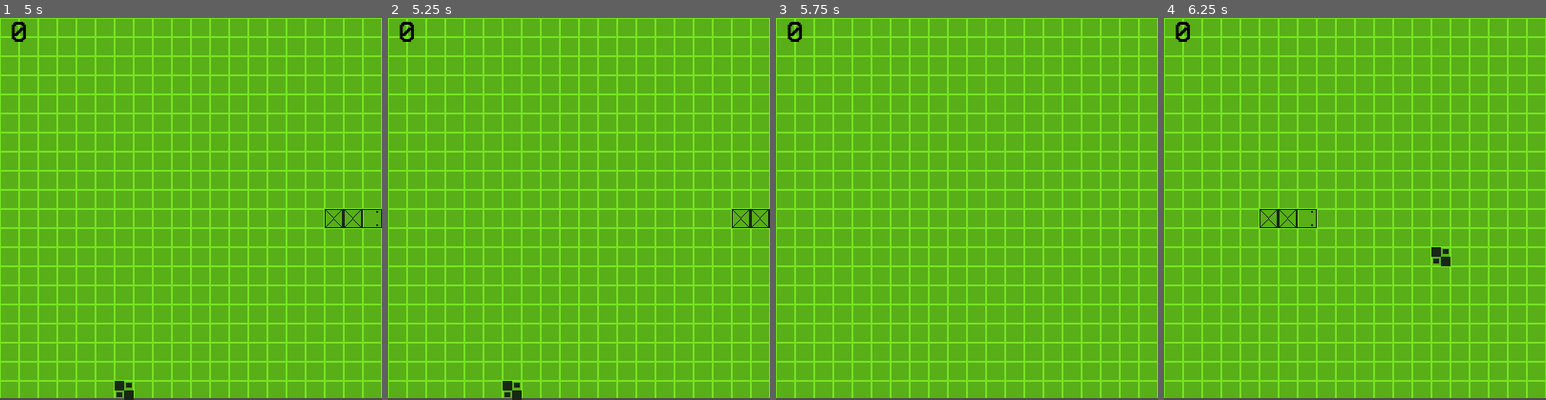
Above: before the commit, frames 1-4 (left to right).
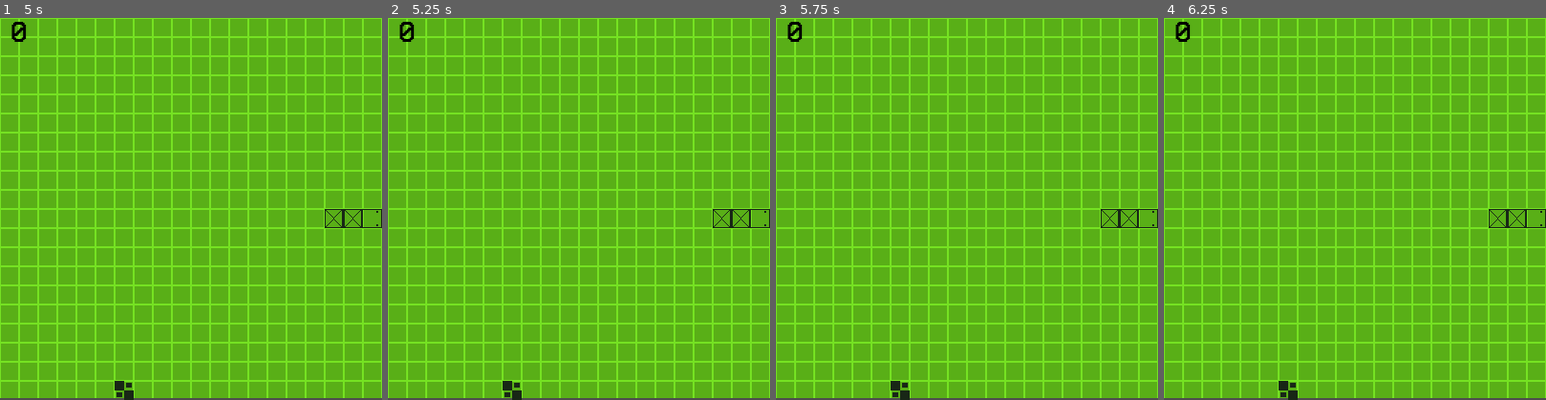
Above: after the commit, the same moments.

Repository: adrianofelix019/retro-snake-game
Game: Godot game, scene res://scenes/menu.tscn
Same seed, same stepped clock (60 frames per second), same inputs: the game is played once before the commit and once after it. Sound files missing from this copy of the repository are replaced by a short silence.
Inputs:
- Up to frame 1 (5 s): click "Start" at 0.5 s; hold Right (ui_right) 1.28-2.03 s; hold Down (ui_down) 2.03-2.78 s; hold Right (ui_right) 2.78-3.53 s; hold Up (ui_up) 3.53-4.28 s; hold Left (ui_left) from 4.28 s (still down); tap P (pause, bound only after the commit) at 4.9 s
- Up to frame 2 (5.25 s): keep holding Left (ui_left)
- Up to frame 3 (5.75 s): keep holding Left (ui_left)
- Up to frame 4 (6.25 s): release Left (ui_left) at 5.78 s; hold Down (ui_down) from 5.78 s (still down)

Frame 1 is identical in both runs. In frame 2, 0.1% of the frame differs, in the area x 85-100%, y 50-55%; in frame 3, 0.4%; in frame 4, 0.7%, in the area x 25-100%, y 50-100%.

Commit message:
add pause

Diff:
--- a/project.godot
+++ b/project.godot
@@ -20,6 +20,14 @@
 window/size/viewport_width=400
 window/size/viewport_height=400
 
+[input]
+
+pause={
+"deadzone": 0.2,
+"events": [Object(InputEventKey,"resource_local_to_scene":false,"resource_name":"","device":-1,"window_id":0,"alt_pressed":false,"shift_pressed":false,"ctrl_pressed":false,"meta_pressed":false,"pressed":false,"keycode":0,"physical_keycode":80,"key_label":0,"unicode":112,"location":0,"echo":false,"script":null)
+]
+}
+
 [physics]
 
 3d/physics_engine="Jolt Physics"
--- a/scenes/main_game.tscn
+++ b/scenes/main_game.tscn
@@ -61,7 +61,6 @@
 [node name="BGM" type="AudioStreamPlayer2D" parent="." unique_id=1775870796]
 stream = ExtResource("8_70vka")
 volume_db = -14.39
-autoplay = true
 
 [connection signal="timeout" from="GameTick" to="." method="_on_game_tick_timeout"]
 [connection signal="finished" from="DeathSound" to="." method="_on_death_sound_finished"]
--- a/scripts/main_game.gd
+++ b/scripts/main_game.gd
@@ -20,6 +20,7 @@
 }
 var score := 0
 var direction_changed := false
+var is_paused := false
 
 
 func _ready() -> void:
@@ -147,6 +148,14 @@
 	return true
 
 
+func handle_pause() -> void:
+	is_paused = not is_paused
+	if is_paused:
+		$GameTick.stop()
+	else:
+		$GameTick.start()
+
+
 func play_death_sound() -> void:
 	$BGM.stop()
 	$DeathSound.play()
@@ -159,6 +168,8 @@
 
 
 func _input(_event: InputEvent) -> void:
+	if Input.is_action_just_pressed("pause"):
+		handle_pause()
 	if direction_changed:
 		return
 	if Input.is_action_just_pressed("ui_up") and is_valid_move(Vector2i.UP):
